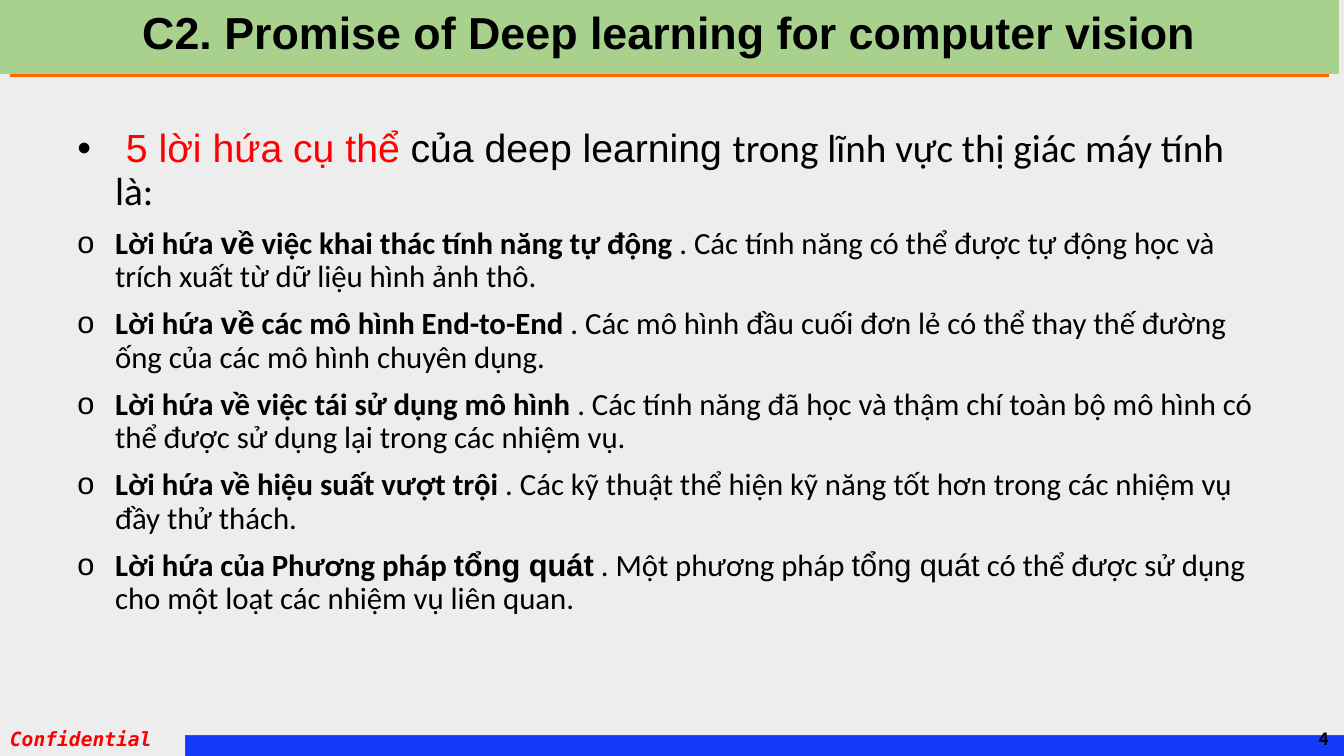
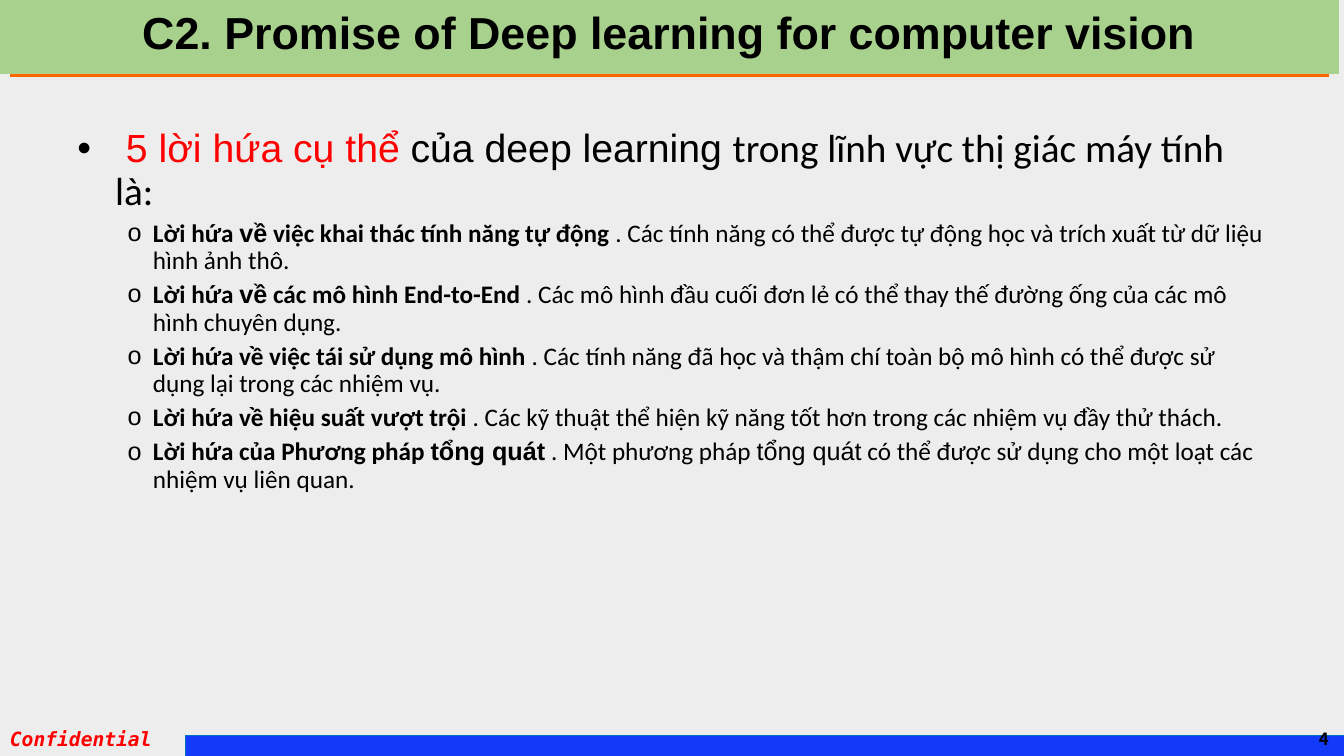
Before and after one commit to gemmanguen/Fundamental_review, a slide deck: slide 4 of 4ComputerVision/frk_DL-for-CV_v02.pptx. Drawn at 1344x756 pixels with LibreOffice and Linux fonts; fonts in the diff are those of the drawing. Boxes give left, top, right and bottom in pixels: in the first picture for what was removed or moved away, otherwise in the second. Text is boxed around its words. In the diff, an @@ line names an element or a change of style, - is before the commit and + after.

```diff
--- a/4ComputerVision/frk_DL-for-CV_v02.pptx
+++ b/4ComputerVision/frk_DL-for-CV_v02.pptx
@@ text at (153,222,1262,493): size 22 to 18 pt in "Lời hứa về việc khai thác tính ...", "Lời hứa về các mô hình End-to-End ...", "Lời hứa về việc tái sử dụng ...", "Lời hứa về hiệu suất vượt trội ..." and 1 more places; list level 1 to 2 in "Lời hứa về việc khai ..."; list level 1 to 2 in "Lời hứa về các mô ..."; list level 1 to 2 in "Lời hứa về việc tái ..."; list level 1 to 2 in "Lời hứa về hiệu suất ..."; list level 1 to 2 in "Lời hứa của Phương pháp ..." @@
```
Also in this commit, not shown: 5 other files.
